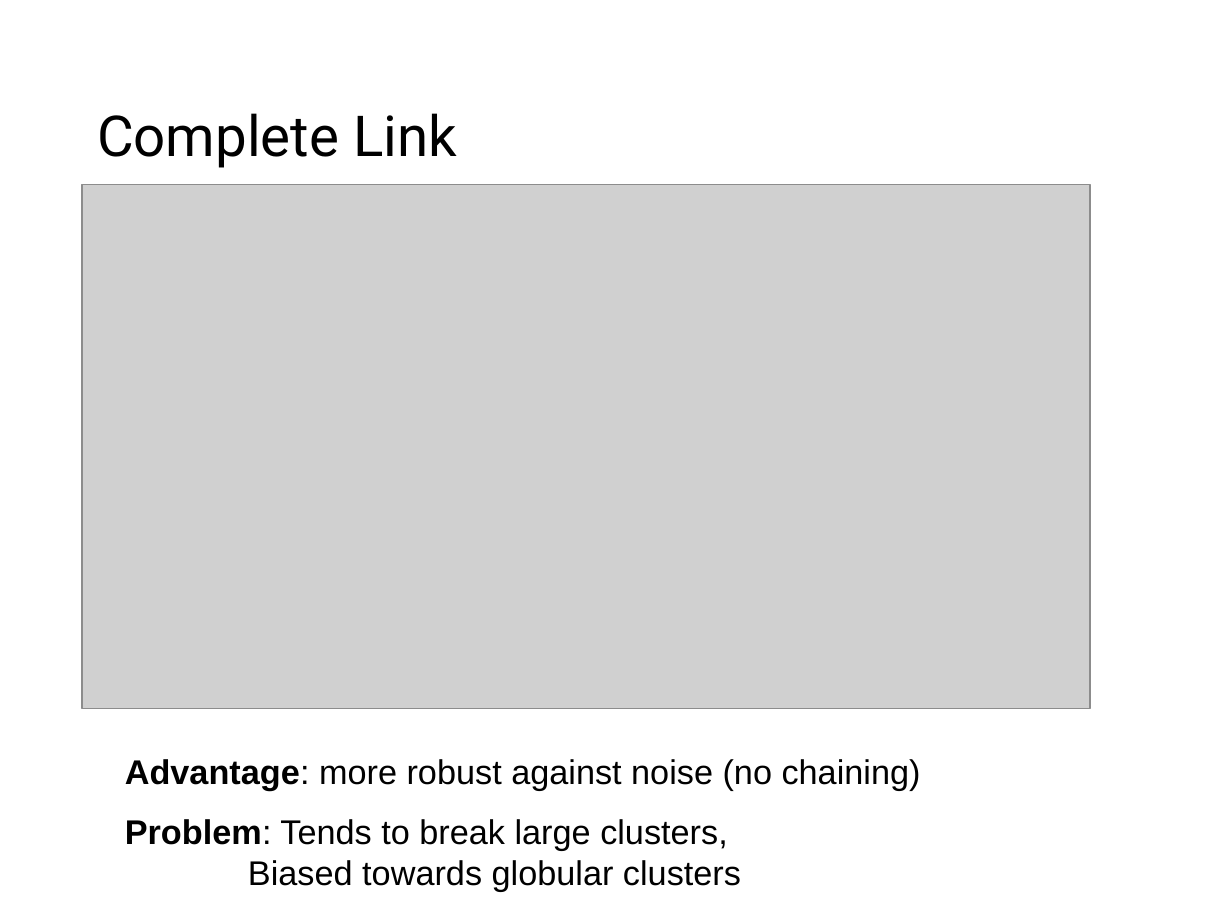
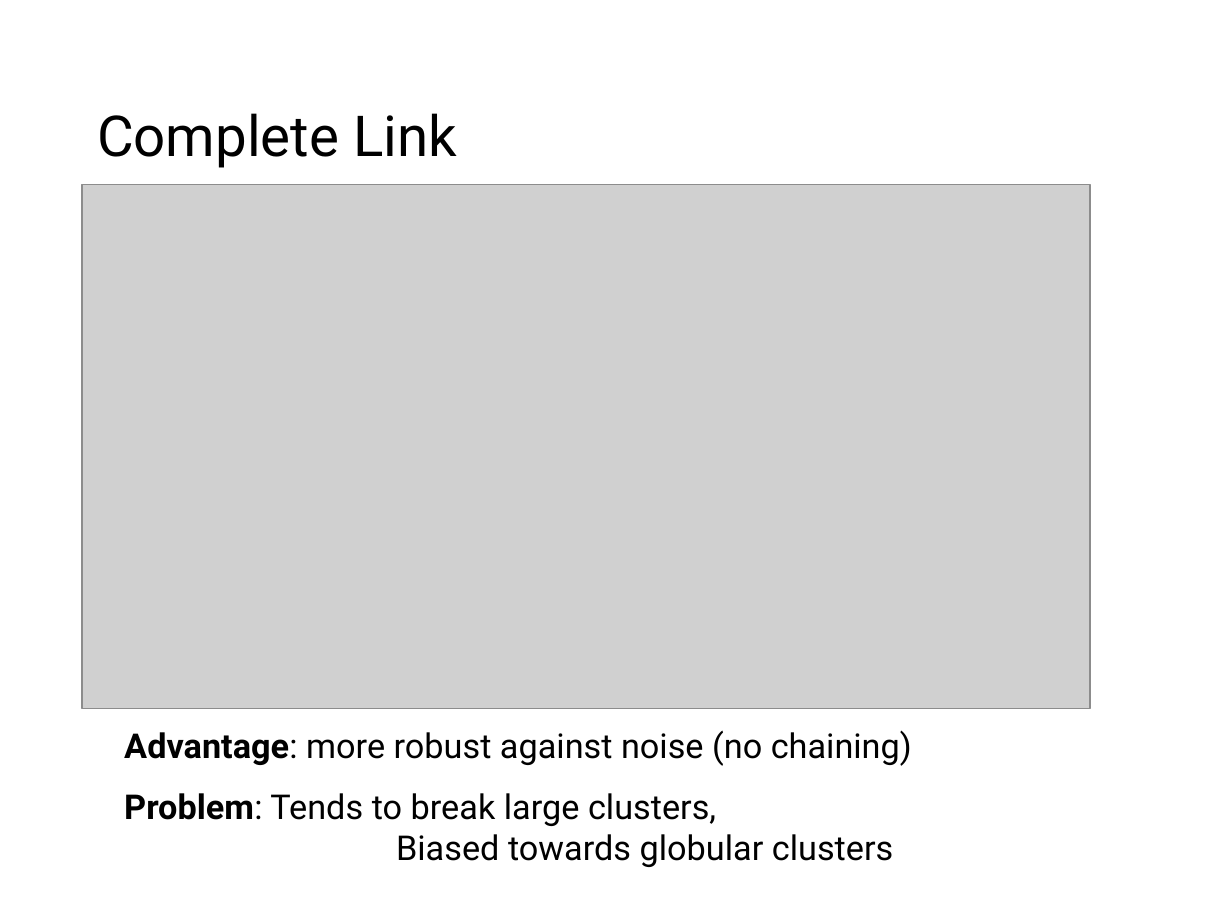
Before and after one commit to mhahsler/Introduction_to_Data_Mining_R_Examples, a slide deck: slide 54 of slides/chap7_basic_cluster_analysis.pptx. Drawn at 1232x924 pixels with LibreOffice and Linux fonts; fonts in the diff are those of the drawing; grey boxes stand for pictures. Boxes give left, top, right and bottom in pixels: in the first picture for what was removed or moved away, otherwise in the second. Text is boxed around its words. In the diff, an @@ line names an element or a change of style, - is before the commit and + after.

Commit message:
font and improved HC slides.

```diff
--- a/slides/chap7_basic_cluster_analysis.pptx
+++ b/slides/chap7_basic_cluster_analysis.pptx
@@ text "Advantage: more robust against noise ...": place and size @@
-text "Advantage: more robust against noise ..." at box(125, 759, 921, 891)
+text "Advantage: more robust against noise ..." at box(124, 730, 912, 867)
@@ text "Advantage: more robust against noise ..." at box(124, 730, 912, 867): font Arial to Roboto @@
```
Also in this commit, not shown: 15 other slides changed, 1 other file.
